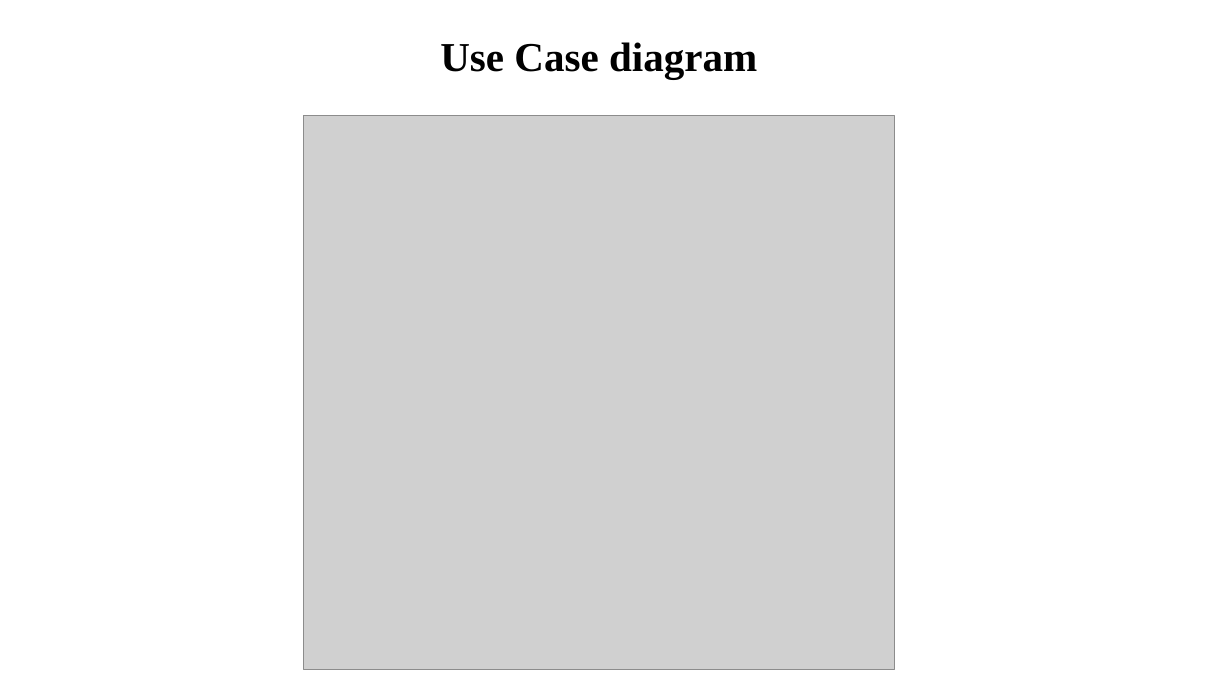
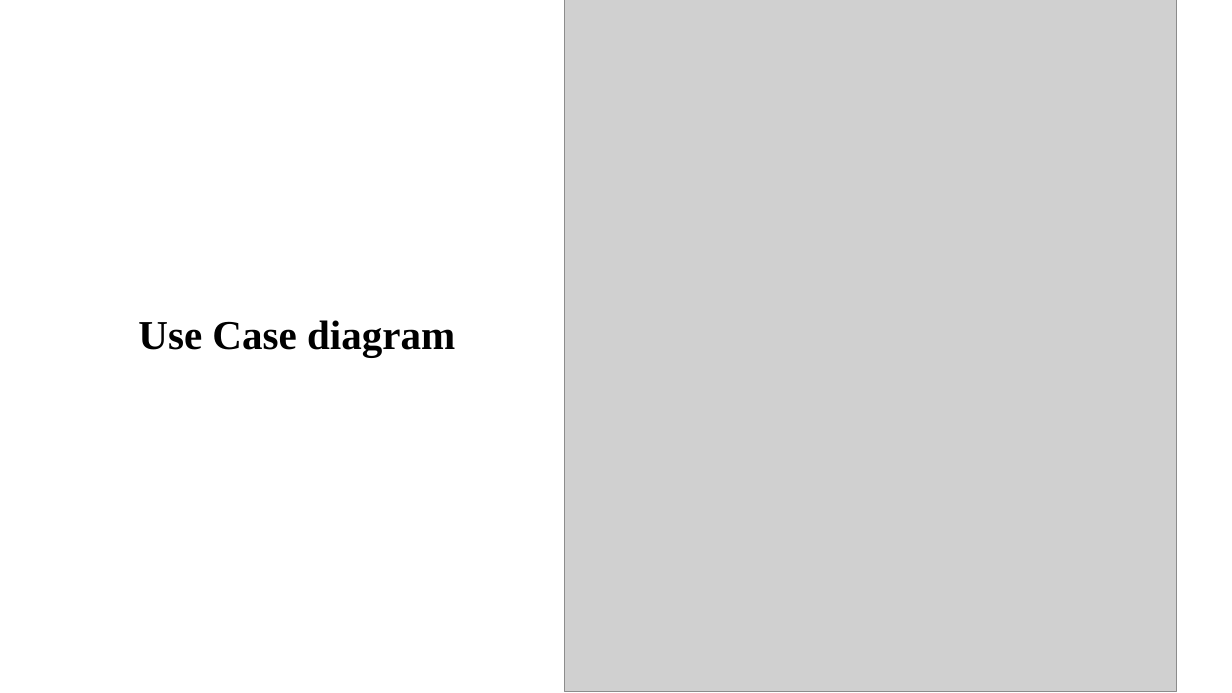
Before and after one commit to JSK-Developers/HEY-Provider-, a slide deck: slide 11 of HEY_Provider.pptx. Drawn at 1232x693 pixels with LibreOffice and Linux fonts; fonts in the diff are those of the drawing; grey boxes stand for pictures. Boxes give left, top, right and bottom in pixels: in the first picture for what was removed or moved away, otherwise in the second. Text is boxed around its words. In the diff, an @@ line names an element or a change of style, - is before the commit and + after.

```diff
--- a/HEY_Provider.pptx
+++ b/HEY_Provider.pptx
@@ picture added at [565,0,1177,692] @@
@@ picture removed at [304,116,895,670] @@
@@ title "Use Case diagram": place and size @@
-title "Use Case diagram" at [440,42,757,78]
+title "Use Case diagram" at [138,320,455,357]
```
Also in this commit, not shown: 5 other slides changed, 4 slides added, 1 slide removed, 5 other files.
